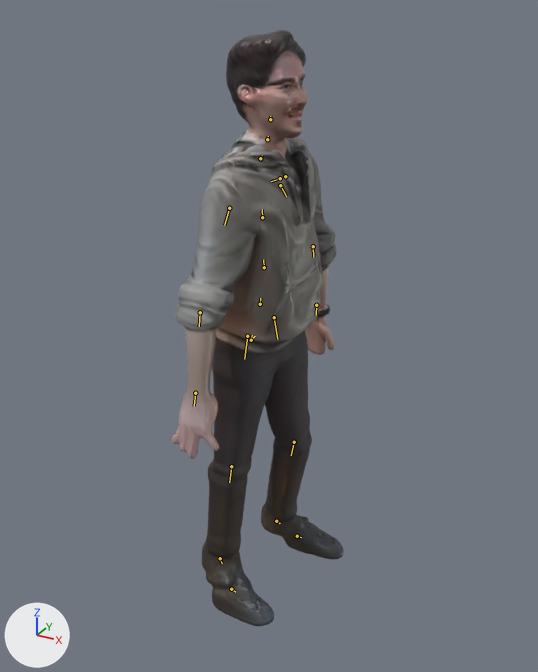
One commit to the glTF model OpenGL/resources/bartek/bartek.gltf: the scene before it, then after it.
Camera for both pictures: a 50 mm camera at (7.28, -13.03, 6.66) aimed at (0.01, 0.18, 0.06). The axes (+X, +Y, +Z) are drawn at lower left. The lights are the same throughout. Both versions are drawn at frame 16 of the action 'running'; the numbers are the values there. The bones that bend it are drawn over the model as lines.

Objects in the first picture: 'tripo_node_46ab53d3-a0c8-4fc2-af0e-a3b6700c0830.018'.
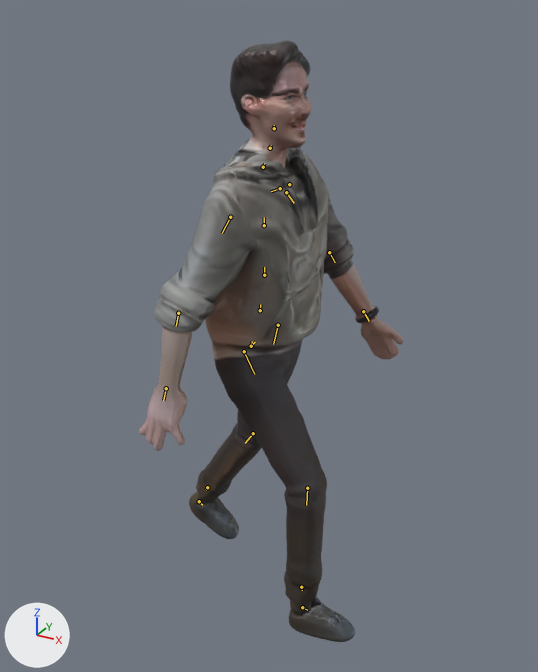
The change in detail:
Bone 'spine' (bone_spine) moves from (0.0, 0.0, 0.0) to (0.0, -0.024, 0.006).
Bone 'spine.001' (bone_spine_001) turns from (0, 0, 0) to (1, 0, 1) degrees about its own x, y and z.
Bone 'shoulder.L' (bone_shoulder_l) moves from (0.0, 0.0, 0.0) to (0.007, 0.012, 0.0).
Bone 'shoulder.L' (bone_shoulder_l) turns from (-13, 7, -1) to (-12, -15, 3) degrees about its own x, y and z.
Bone 'upper_arm.L' (bone_upper_arm_l) moves from (0.005, -0.015, -0.002) to (0.012, -0.02, -0.004).
Bone 'upper_arm.L' (bone_upper_arm_l) turns from (8, 7, -42) to (5, -11, -59) degrees about its own x, y and z.
Bone 'forearm.L' (bone_forearm_l) turns from (-3, 11, -23) to (7, 26, -25) degrees about its own x, y and z.
Bone 'hand.L' (bone_hand_l) turns from (2, 0, -6) to (3, 0, 0) degrees about its own x, y and z.
Bone 'shoulder.R' (bone_shoulder_r) moves from (0.0, 0.0, 0.0) to (-0.007, 0.012, 0.0).
Bone 'upper_arm.R' (bone_upper_arm_r) moves from (-0.012, -0.011, -0.004) to (-0.012, -0.02, -0.004).
Bone 'upper_arm.R' (bone_upper_arm_r) turns from (-10, 1, 58) to (-24, -8, 59) degrees about its own x, y and z.
Bone 'forearm.R' (bone_forearm_r) turns from (-7, -28, 27) to (3, -27, 26) degrees about its own x, y and z.
Bone 'hand.R' (bone_hand_r) turns from (-1, 0, 0) to (1, 1, -1) degrees about its own x, y and z.
Bone 'thigh.L' (bone_thigh_l) moves from (0.0, 0.0, 0.0) to (0.0, 0.0, -0.017).
Bone 'thigh.L' (bone_thigh_l) turns from (-14, -1, 0) to (8, 1, 0) degrees about its own x, y and z.
Bone 'shin.L' (bone_shin_l) turns from (19, 0, 0) to (21, 2, 1) degrees about its own x, y and z.
Bone 'foot.L' (bone_foot_l) turns from (0, 0, 0) to (46, 11, 39) degrees about its own x, y and z.
Bone 'foot.L' (bone_foot_l) is rescaled from (1.0, 1.0, 1.0) to (0.95, 0.8, 0.69).
Bone 'toe.L' (bone_toe_l) turns from (0, 0, 0) to (56, 8, 14) degrees about its own x, y and z.
Bone 'toe.L' (bone_toe_l) is rescaled from (1.0, 1.0, 1.0) to (1.04, 1.5, 1.4).
Bone 'thigh.R' (bone_thigh_r) moves from (0.0, 0.0, 0.0) to (0.002, 0.039, 0.011).
Bone 'thigh.R' (bone_thigh_r) turns from (0, 0, 0) to (-37, 2, -1) degrees about its own x, y and z.
Bone 'shin.R' (bone_shin_r) turns from (0, 0, 0) to (32, -4, -2) degrees about its own x, y and z.
Bone 'foot.R' (bone_foot_r) turns from (0, 0, 0) to (51, -9, -40) degrees about its own x, y and z.
Bone 'foot.R' (bone_foot_r) is rescaled from (1.0, 1.0, 1.0) to (0.95, 0.8, 0.69).
Bone 'toe.R' (bone_toe_r) turns from (0, 0, 0) to (58, -6, -14) degrees about its own x, y and z.
Bone 'toe.R' (bone_toe_r) is rescaled from (1.0, 1.0, 1.0) to (1.04, 1.5, 1.4).

Boxes (x1, y1, x2, y2) around the edits, measured in the pictures (538 x 672 px):
'tripo_node_46ab53d3-a0c8-4fc2-af0e-a3b6700c0830.018', posed (53% wider): before (172, 30, 344, 626); after (139, 40, 403, 642)
bone 'spine', root to tip: before (251, 340) to (252, 335); after (251, 346) to (252, 341)
bone 'spine.001', root to tip: before (260, 304) to (260, 298); after (260, 310) to (260, 304)
bone 'shoulder.L', root to tip: before (285, 176) to (284, 176); after (289, 184) to (289, 184)
bone 'upper_arm.L', root to tip: before (280, 185) to (286, 196); after (286, 192) to (294, 203)
bone 'forearm.L', root to tip: before (313, 246) to (313, 257); after (329, 252) to (335, 262)
bone 'hand.L', root to tip: before (316, 305) to (316, 315); after (363, 311) to (369, 321)
bone 'shoulder.R', root to tip: before (280, 178) to (271, 181); after (280, 188) to (271, 191)
bone 'upper_arm.R', root to tip: before (229, 208) to (224, 225); after (230, 217) to (222, 233)
bone 'forearm.R', root to tip: before (200, 312) to (199, 326); after (178, 313) to (176, 326)
bone 'hand.R', root to tip: before (195, 393) to (194, 406); after (166, 388) to (163, 400)
bone 'thigh.L', root to tip: before (274, 317) to (277, 339); after (278, 325) to (273, 344)
bone 'shin.L', root to tip: before (294, 442) to (291, 455); after (253, 433) to (245, 443)
bone 'foot.L', root to tip: before (276, 521) to (280, 523); after (207, 487) to (206, 490)
bone 'toe.L', root to tip: before (297, 536) to (301, 537); after (199, 501) to (202, 505)
bone 'thigh.R', root to tip: before (247, 336) to (244, 359); after (244, 351) to (254, 374)
bone 'shin.R', root to tip: before (231, 466) to (229, 482); after (307, 488) to (306, 505)
bone 'foot.R', root to tip: before (220, 558) to (222, 563); after (301, 587) to (302, 590)
bone 'toe.R', root to tip: before (231, 589) to (235, 592); after (302, 607) to (307, 610)
